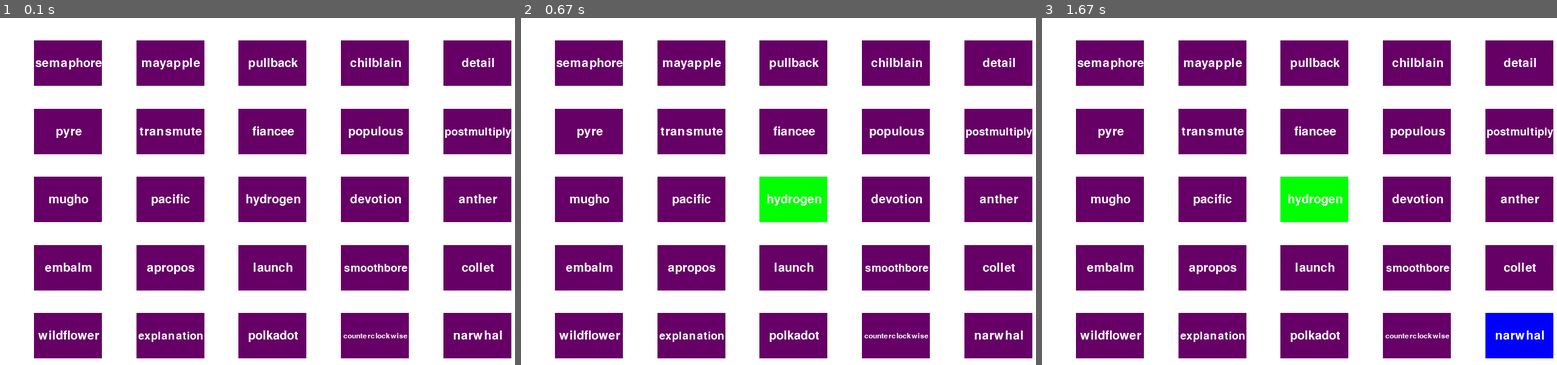
Above: before the commit, frames 1-3 (left to right).
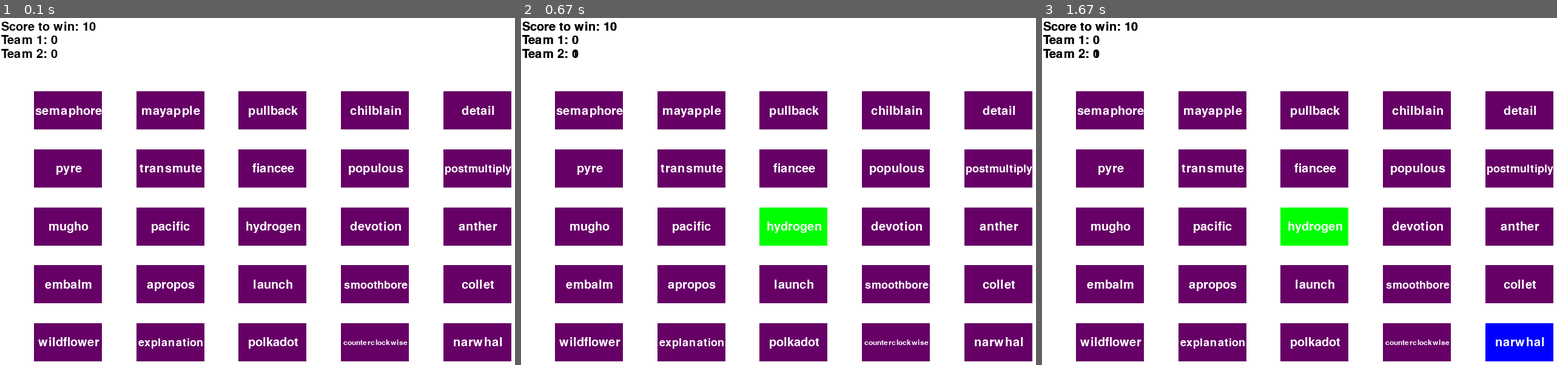
Above: after the commit, the same moments.

Repository: nitishlobo/aristotles_game
Game: pygame game, started from main.py
Same seed, same stepped clock (60 frames per second), same inputs: the game is played once before the commit and once after it.
Inputs (mouse positions are in pixels of both pictures, inside the frame that each line leads up to):
- Up to frame 1 (0.1 s): no input
- Up to frame 2 (0.67 s): click (773, 215) at 0.38 s
- Up to frame 3 (1.67 s): click (1515, 326) at 1.22 s

The runs differ from the first frame. In frame 1, 39% of the frame differs, in the area x 0-100%, y 1-99%; in frame 2, 39%; in frame 3, 39%.

Commit message:
Add score display on top left of pygame display.

Diff:
--- a/main.py
+++ b/main.py
@@ -1,7 +1,5 @@
 #TODO: CTRL+FIND ALL THE TODO'S AND DO THEM
 #TODO: ADD A FILE DESCRIPTION
-#TODO: BREAK THIS FILE INTO MULTIPLE FILES IN MULTIPLE DIRECTORIES. \
-#   ONE OF THE DIRECTORIES WOULD BE COMMON PYGAME FUNCTIONS.
 
 from random import seed, randint
 import linecache
@@ -10,6 +8,7 @@
 
 #English words dictionary.
 DICTIONARY_FILE = 'dictionary.csv'
+SCORE = ['Score to win: ', 'Team 1: ', 'Team 2: ']
 
 class Cell(object):
     '''Rectangular cell with the game word and game properties.
@@ -103,7 +102,7 @@
             pass
     return line_count + 1
 
-def get_text_surf_and_pos(string, colour, font_size, x, y, font=None, frame=(0, 0)):
+def get_text_surf_and_pos(string, colour, font_size, x, y, align='center', font=None, frame=(0, 0)):
     '''Return a surface object, its location, width and
     height on which text/string can be displayed on.
 
@@ -113,6 +112,8 @@
     font_size -- font size of the string.
     x -- pixel from the left of the screen on which the middle of the string will be.
     y -- pixel from the top of the screen on which the vertical middle of the string will be.
+    align -- either 'left' or 'center' alignment of text. (default 'center')
+            Indicates whether the x argument given is left or center.
     font -- font type of the string. None uses inbuilt default pygame font. (default None)
     frame -- shrink text to be within the specified frame (width, height). (default (0, 0)
              0 for width and/or height will mean that particular parameter
@@ -129,8 +130,33 @@
     #Get an invisible rectangular surface for the word and configure its location.
     text_surf = f.render(string, True, colour)
     text_rect = text_surf.get_rect()
-    text_rect.center = (x, y)
+    if align.lower() == 'left':
+        text_rect.left = x
+        text_rect.centery = y
+    else:
+        text_rect.center = (x, y)
     return text_surf, text_rect
+
+def update_score(display, font_size, win_score, score_t1, score_t2):
+    '''Display score needed to win and also each teams score.
+
+    Keywords arguments:
+    display -- display surface of the game
+    score_text -- list of score texts to display
+    win_score -- score needed to win
+    score_t1 -- team 1 score
+    score_t2 -- team 2 score
+    '''
+    #TODO: BUGFIX - WHEN A CELL IS CLICKED, NEW SCORE IS OVERLAYED ON TOP OF THE PREVIOUS SCORE.
+    #   NEED TO BLIT THAT PART OF THE SCREEN TO A BLANK BACKGROUND FIRST.
+    win_surf, win_rect = get_text_surf_and_pos(SCORE[0]+str(win_score), colours.BLACK, font_size, 2, font_size/2, 'left')
+    sc1_surf, sc1_rect = get_text_surf_and_pos(SCORE[1]+str(score_t1), colours.BLACK, font_size, 2, int(font_size*1.25), 'left')
+    sc2_surf, sc2_rect = get_text_surf_and_pos(SCORE[2]+str(score_t2), colours.BLACK, font_size, 2, int(font_size*2), 'left')
+    display.blit(win_surf, win_rect)
+    display.blit(sc1_surf, sc1_rect)
+    display.blit(sc2_surf, sc2_rect)
+    pygame.display.update()
+    return
 
 def get_team_colour(team):
     '''Returns the colour of a team.'''
@@ -155,12 +181,20 @@
                 quit()
     return
 
-def game_loop(cells):
-    '''Main game loop.
+def game_loop(display, win_score, cells):
+    '''Main game loop
 
     Keyword arguments:
-    cells -- list of the 'cell' class for the game.
-    '''
+    display -- game_display
+    win_score -- score needed to win
+    cells -- list of the 'cell' class for the game
+    '''
+    #Initialise scores
+    score_t1 = 0
+    score_t2 = 0
+    score_font_size = 30
+    update_score(display, score_font_size, win_score, score_t1, score_t2)
+
     exit_game = False
     while exit_game is False:
         for event in pygame.event.get():
@@ -176,6 +210,15 @@
                 for c in cells:
                     if c.left < x < c.left+c.width and c.top < y <  c.top+c.height:
                         c.reveal_team()
+                        #Update score
+                        #TODO: END GAME IF DEATH WORD HAS BEEN DISCOVERED.
+                        #   KEEP THE WORDS FOR THE TEAM TO BE ABLE TO DISCUSS WHAT WENT DOWN.
+                        if c.team == 1:
+                            score_t1 += 1
+                        elif c.team == 2:
+                            score_t2 += 1
+                            update_score(display, score_font_size, win_score, score_t1, score_t2)
+
 
         pygame.display.update()
     return
@@ -192,6 +235,7 @@
 
     #Display error if the dictionary file is missing or if there are not enough words.
     dict_count = file_len(DICTIONARY_FILE)
+    font_size = 30
     error_msg = "Error: Insufficient dictionary words to play the game!"
     if dict_count < 20:
         if dict_count == -1:
@@ -208,12 +252,13 @@
     #Grid properties
     rows = 5
     cols = 5
+    score_h = font_size*3
     cell_w = window_w/(cols+3)
-    cell_h = window_h/(rows+3)
+    cell_h = (window_h - score_h)/(rows+3)
 
     #Determine grid 'white' space border size
     margin_w = cell_w/2
-    margin_h = cell_h/2
+    margin_h = cell_h/2 + score_h
 
     #Determine gap sizes between cells in the grid
     gap_w = (cell_w*2)/(cols-1)
@@ -231,8 +276,9 @@
         deaths = get_indexes(1, rows*cols)
 
     #Assign 40% of total words to each team
-    team_1 = get_indexes(int((2*rows*cols)/5), rows*cols, deaths)
-    team_2 = get_indexes(int((2*rows*cols)/5), rows*cols, deaths + team_1)
+    score_to_win = int((2*rows*cols)/5)
+    team_1 = get_indexes(score_to_win, rows*cols, deaths)
+    team_2 = get_indexes(score_to_win, rows*cols, deaths + team_1)
 
     #Finish team assignments
     for i in deaths:
@@ -258,5 +304,12 @@
             cell_list[-1].draw_rect()
             cell_list[-1].display_word()
 
+    #TODO: BREAK THIS FILE INTO MULTIPLE FILES IN MULTIPLE DIRECTORIES. \
+    #   ONE OF THE DIRECTORIES WOULD BE COMMON PYGAME FUNCTIONS.
+    #TODO: CREATE A CLASS CALLED GAME AND HAVE SCORE COUNTER VARIABLES, SCORE STRINGS ALL IN THERE.
+    #   FILES TO SPLIT INTO SO THAT THIS PROGRAM IS MORE OOP:
+    #       1) GENERIC PYTHON LIBRARIES (eg. colours, reading from files, etc.)
+    #       2) GENERIC PYGAME RELATED FUNCTIONS & CLASSES (eg: displaying text, etc...)
+    #       3) PYGAME CLASSES RELATED ONLY SPECIFICALLY TO THIS GAME
     #Run the game
-    game_loop(cell_list)
+    game_loop(game_display, score_to_win, cell_list)
